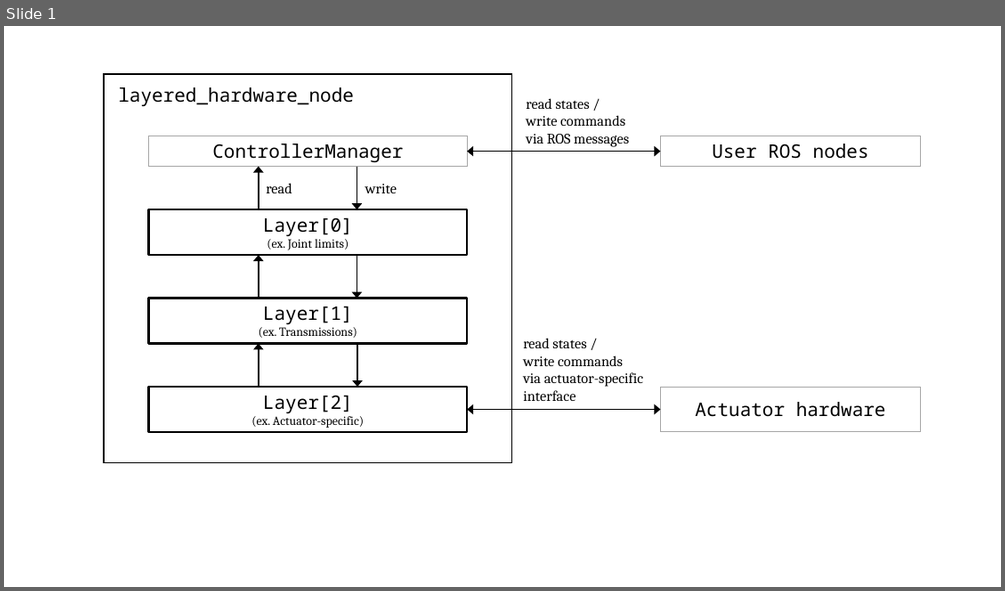
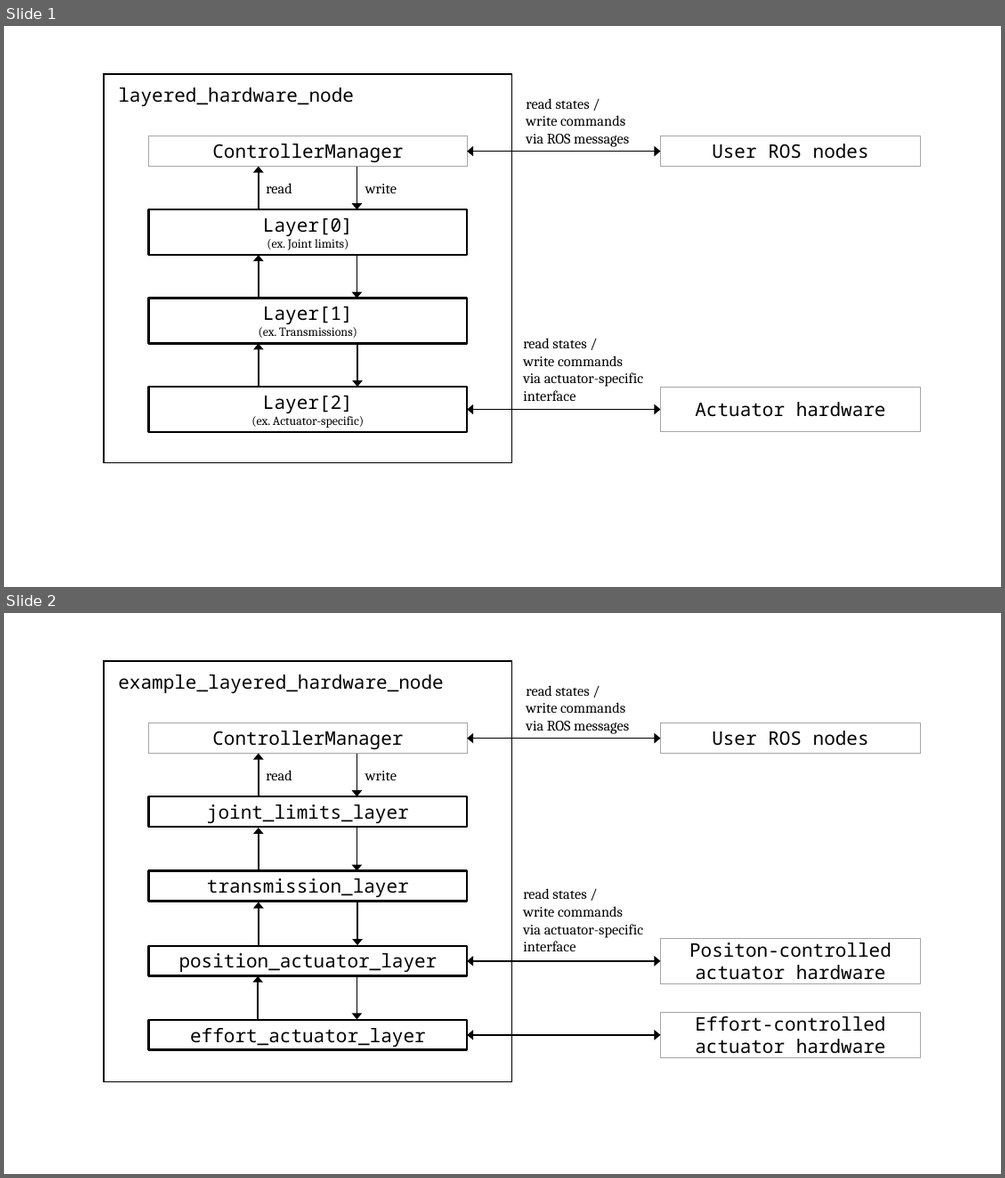
Before and after one commit to yoshito-n-students/layered_hardware, a slide deck: images/layered_scheme.pptx. Shown one above the other, each under a label of ours: slide 1 before the commit, slides 1 and 2 after it. The pictures are 1005x591 and 1005x1178 pixels, drawn with LibreOffice and Linux fonts; fonts in the diff are those of the drawing. Boxes give left, top, right and bottom in pixels: in the first picture for what was removed or moved away, otherwise in the second. Text is boxed around its words. In the diff, an @@ line names an element or a change of style, - is before the commit and + after.

```diff
--- a/images/layered_scheme.pptx
+++ b/images/layered_scheme.pptx
@@ slide 2 added at box(4, 613, 1001, 1174), background #FFFFFF @@
@@ group added at box(105, 661, 921, 1082): 9 rectangles, 8 arrows, 5 texts, 3 double arrows @@
+example_layered_hardware_node
+ControllerManager
+joint_limits_layer
+transmission_layer
+position_actuator_layer
+User ROS nodes
+Positon-controlled
+actuator hardware
+read states /
+write commands
+via ROS messages
+read states /
+write commands
+via actuator-specific
+interface
+write
+read
+effort_actuator_layer
+Effort-controlled
+actuator hardware
```
Also in this commit, not shown: 2 other slides added, 1 other file.
